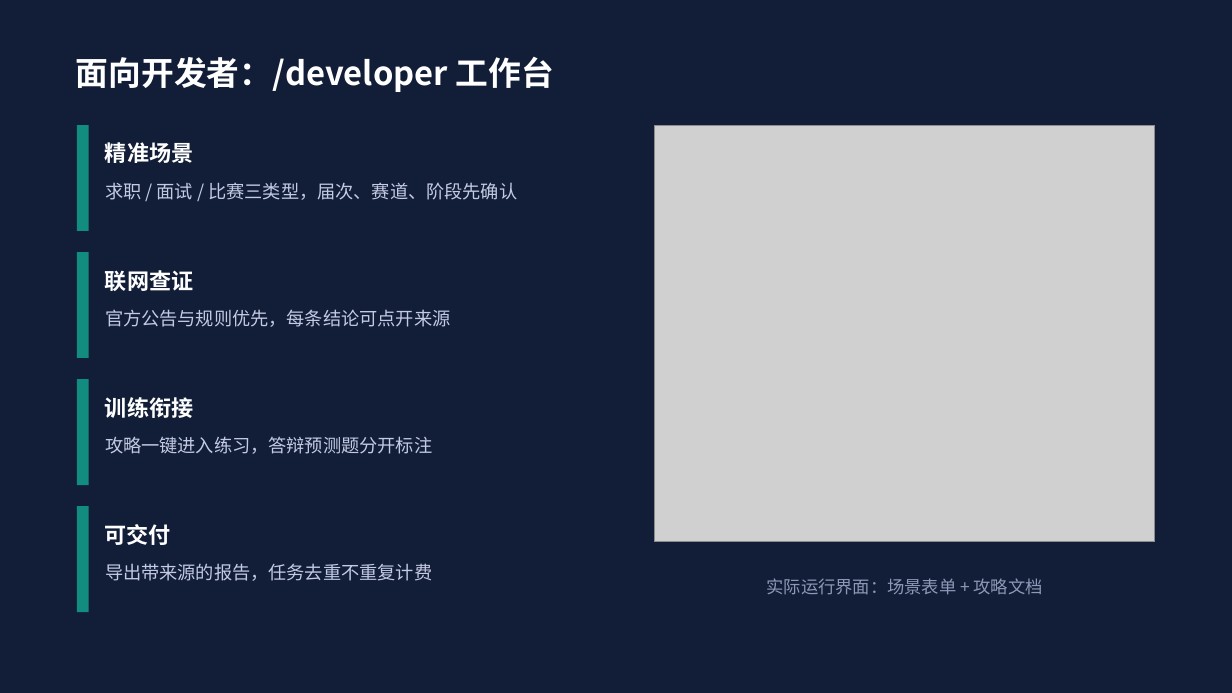
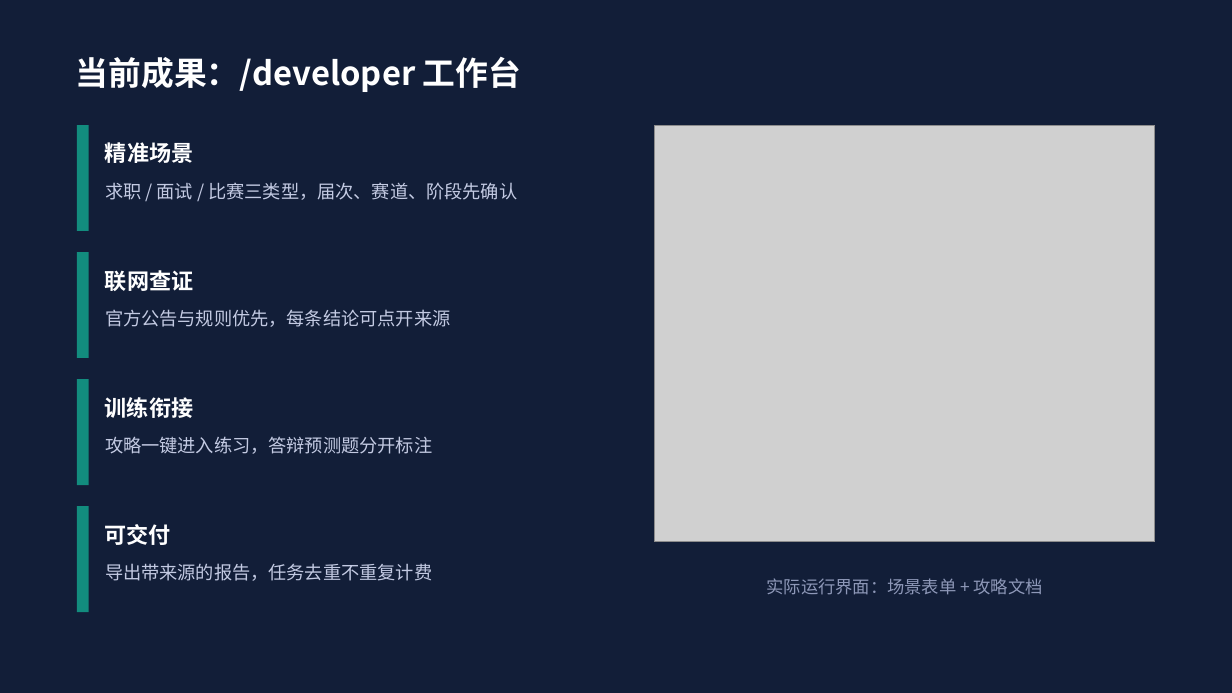
Before and after one commit to CP-bee-git/AI-game, a slide deck: slide 10 of docs/ppt-assets/careerpilot-intro.pptx (slide 9 before the commit). Drawn at 1232x693 pixels with LibreOffice and Linux fonts; fonts in the diff are those of the drawing; grey boxes stand for pictures. Boxes give left, top, right and bottom in pixels: in the first picture for what was removed or moved away, otherwise in the second. Text is boxed around its words. In the diff, an @@ line names an element or a change of style, - is before the commit and + after.

```diff
--- a/docs/ppt-assets/careerpilot-intro.pptx
+++ b/docs/ppt-assets/careerpilot-intro.pptx
@@ text at bbox=[76, 57, 521, 92]: text changed @@
-面向开发者：/developer 工作台
+当前成果：/developer 工作台
```
Also in this commit, not shown: 9 other slides changed, 1 slide added, 1 slide removed, 20 other files.
